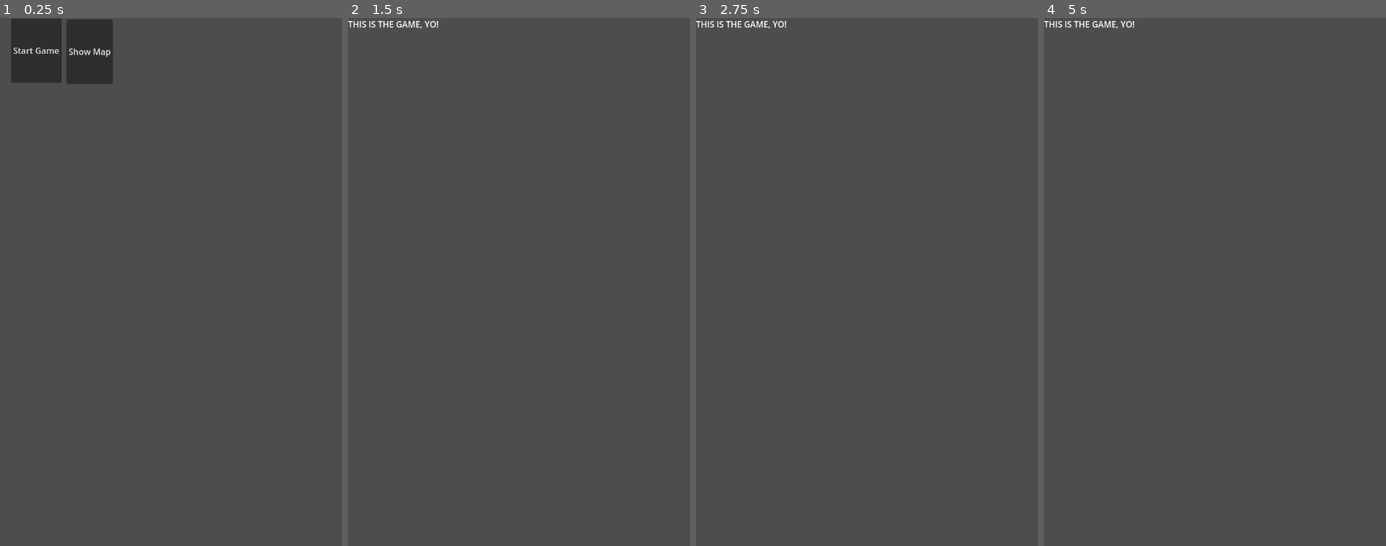
Above: before the commit, frames 1-4 (left to right).
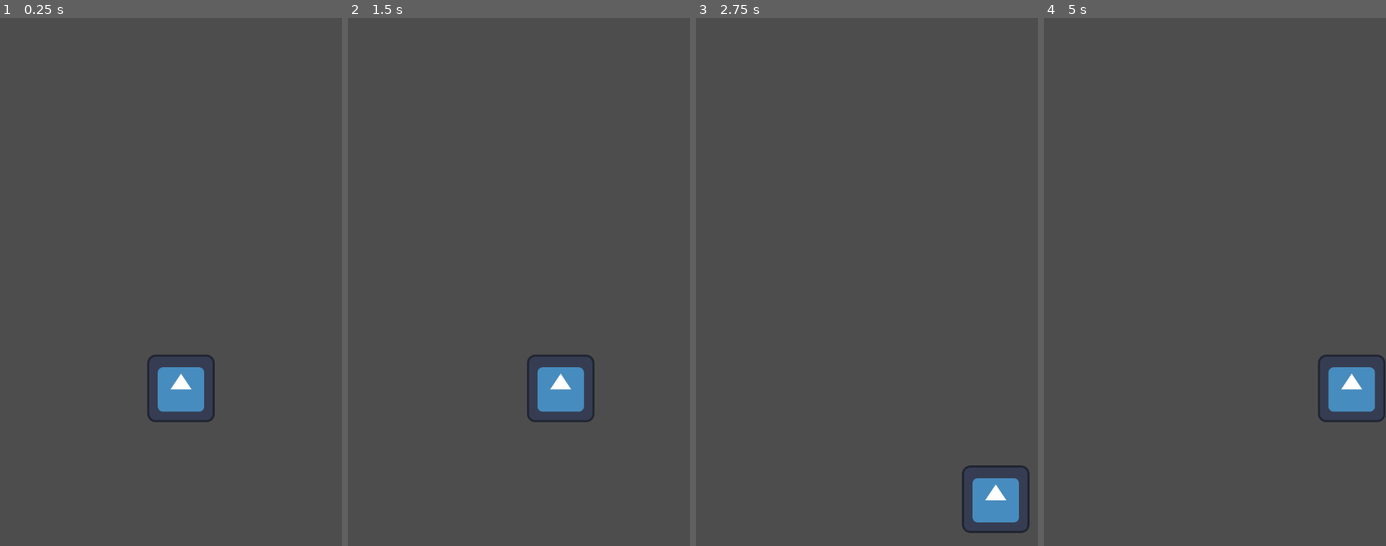
Above: after the commit, the same moments.

Repository: 1he0ne/FuelBurningII
Game: Godot game, scene res://level/level.tscn
Two runs of this game, one before a commit and one after it. Both use one fixed random seed, a clock stepped at 60 frames per second and the inputs below. Before the commit the project starts from res://mainmenu.tscn. The engine's default icon, where the game draws it, is replaced by a stand-in: a white triangle on a blue panel in a dark square.
Inputs (mouse positions are in pixels of both pictures, inside the frame that each line leads up to):
- Up to frame 1 (0.25 s): no input
- Up to frame 2 (1.5 s): click (385, 49) at 0.5 s, where only the run before the commit has a clickable "Start Game"; tap Enter at 1.25 s; hold Right (ui_right) from 1.28 s (still down)
- Up to frame 3 (2.75 s): release Right (ui_right) at 2.03 s; hold Down (ui_down) from 2.03 s (still down)
- Up to frame 4 (5 s): release Down (ui_down) at 2.78 s; hold Right (ui_right) 2.78-3.53 s; hold Up (ui_up) 3.53-4.28 s; tap Space at 4.25 s; hold Left (ui_left) from 4.28 s (still down)

The runs differ from the first frame. In frame 1, 4.8% of the frame differs, in the area x 3-63%, y 0-77%; in frame 2, 1.6%; in frame 3, 1.6%; in frame 4, 1.7%.

Commit message:
feat: add moving character and template level

Diff:
--- /dev/null
+++ b/character/character.gd
@@ -0,0 +1,25 @@
+extends CharacterBody2D
+## Player character to be controlled
+##
+## Moves in 8 directions
+
+
+const SPEED = 300.0
+
+
+func _physics_process(_delta):
+	# Get the input direction and handle the movement/deceleration.
+	# As good practice, you should replace UI actions with custom gameplay actions.
+	var direction = Vector2(Input.get_axis("ui_left", "ui_right"),
+		Input.get_axis("ui_up", "ui_down") )
+
+	if direction:
+		velocity = direction * SPEED
+	else:
+		velocity = Vector2.ZERO
+
+	var _collisions = move_and_slide()
+
+#print("player knows they entered") #why player would want to know???
+func _on_area_2d_area_entered(_area):
+	pass
--- /dev/null
+++ b/character/character.tscn
@@ -0,0 +1,10 @@
+[gd_scene load_steps=3 format=3 uid="uid://bw6tylxvq44yt"]
+
+[ext_resource type="Script" path="res://character/character.gd" id="1_iajnt"]
+[ext_resource type="Texture2D" uid="uid://d1cndmld61k4q" path="res://icon.svg" id="1_kdy08"]
+
+[node name="Character" type="CharacterBody2D"]
+script = ExtResource("1_iajnt")
+
+[node name="Sprite2D" type="Sprite2D" parent="."]
+texture = ExtResource("1_kdy08")
--- /dev/null
+++ b/level/level.tscn
@@ -0,0 +1,8 @@
+[gd_scene load_steps=2 format=3 uid="uid://bdkdlt0pakrd7"]
+
+[ext_resource type="PackedScene" uid="uid://bw6tylxvq44yt" path="res://character/character.tscn" id="1_iaj0p"]
+
+[node name="Level" type="Node"]
+
+[node name="CharacterBody2D" parent="." instance=ExtResource("1_iaj0p")]
+position = Vector2(343, 702)
--- a/project.godot
+++ b/project.godot
@@ -11,7 +11,7 @@
 [application]
 
 config/name="SHMUP Roguelite"
-run/main_scene="res://mainmenu.tscn"
+run/main_scene="res://level/level.tscn"
 config/features=PackedStringArray("4.2", "GL Compatibility")
 config/icon="res://icon.svg"
 
@@ -20,6 +20,33 @@
 window/size/viewport_width=648
 window/size/viewport_height=1152
 
+[input]
+
+move_left={
+"deadzone": 0.5,
+"events": [Object(InputEventKey,"resource_local_to_scene":false,"resource_name":"","device":-1,"window_id":0,"alt_pressed":false,"shift_pressed":false,"ctrl_pressed":false,"meta_pressed":false,"pressed":false,"keycode":4194319,"physical_keycode":4194319,"key_label":4194319,"unicode":0,"echo":false,"script":null)
+, Object(InputEventKey,"resource_local_to_scene":false,"resource_name":"","device":-1,"window_id":0,"alt_pressed":false,"shift_pressed":false,"ctrl_pressed":false,"meta_pressed":false,"pressed":false,"keycode":0,"physical_keycode":65,"key_label":0,"unicode":97,"echo":false,"script":null)
+]
+}
+move_right={
+"deadzone": 0.5,
+"events": [Object(InputEventKey,"resource_local_to_scene":false,"resource_name":"","device":-1,"window_id":0,"alt_pressed":false,"shift_pressed":false,"ctrl_pressed":false,"meta_pressed":false,"pressed":false,"keycode":0,"physical_keycode":4194321,"key_label":0,"unicode":0,"echo":false,"script":null)
+, Object(InputEventKey,"resource_local_to_scene":false,"resource_name":"","device":-1,"window_id":0,"alt_pressed":false,"shift_pressed":false,"ctrl_pressed":false,"meta_pressed":false,"pressed":false,"keycode":0,"physical_keycode":68,"key_label":0,"unicode":100,"echo":false,"script":null)
+]
+}
+move_up={
+"deadzone": 0.5,
+"events": [Object(InputEventKey,"resource_local_to_scene":false,"resource_name":"","device":-1,"window_id":0,"alt_pressed":false,"shift_pressed":false,"ctrl_pressed":false,"meta_pressed":false,"pressed":false,"keycode":0,"physical_keycode":4194320,"key_label":0,"unicode":0,"echo":false,"script":null)
+, Object(InputEventKey,"resource_local_to_scene":false,"resource_name":"","device":-1,"window_id":0,"alt_pressed":false,"shift_pressed":false,"ctrl_pressed":false,"meta_pressed":false,"pressed":false,"keycode":0,"physical_keycode":87,"key_label":0,"unicode":119,"echo":false,"script":null)
+]
+}
+move_down={
+"deadzone": 0.5,
+"events": [Object(InputEventKey,"resource_local_to_scene":false,"resource_name":"","device":-1,"window_id":0,"alt_pressed":false,"shift_pressed":false,"ctrl_pressed":false,"meta_pressed":false,"pressed":false,"keycode":0,"physical_keycode":4194322,"key_label":0,"unicode":0,"echo":false,"script":null)
+, Object(InputEventKey,"resource_local_to_scene":false,"resource_name":"","device":-1,"window_id":0,"alt_pressed":false,"shift_pressed":false,"ctrl_pressed":false,"meta_pressed":false,"pressed":false,"keycode":0,"physical_keycode":83,"key_label":0,"unicode":115,"echo":false,"script":null)
+]
+}
+
 [rendering]
 
 renderer/rendering_method="gl_compatibility"
